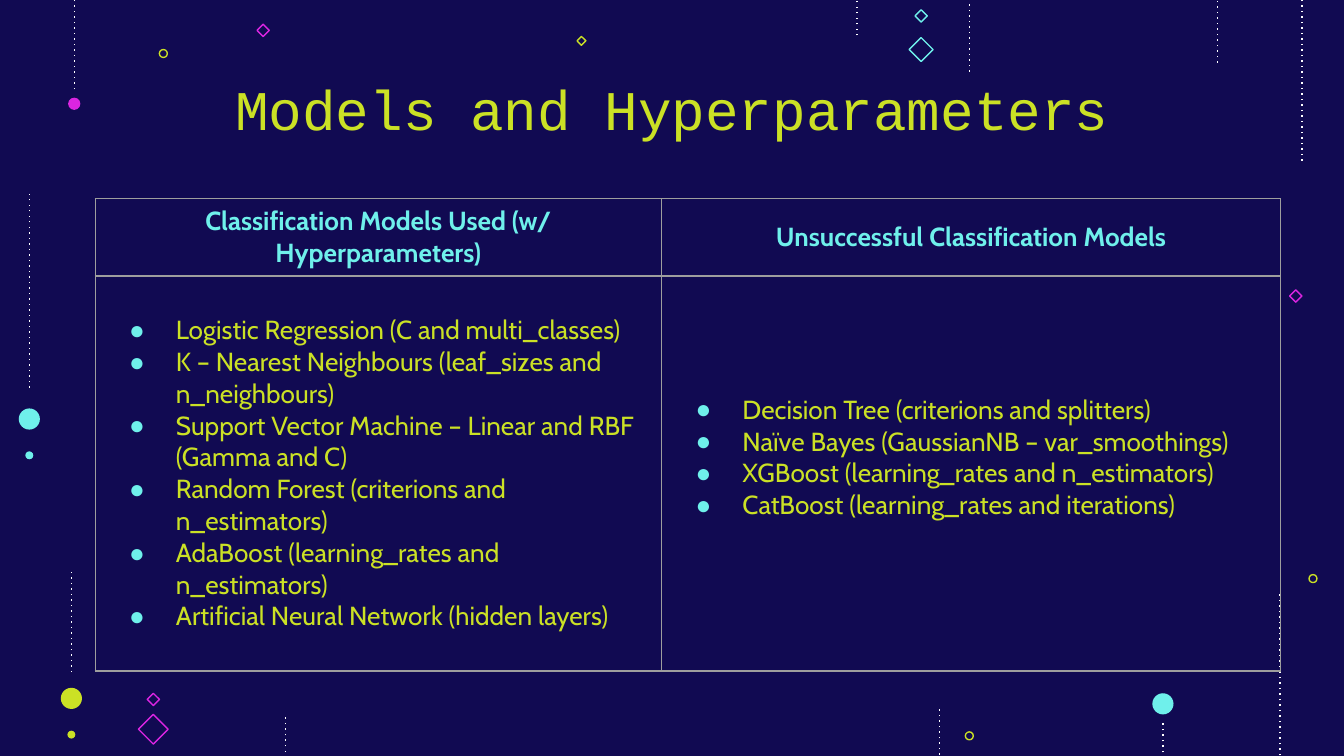
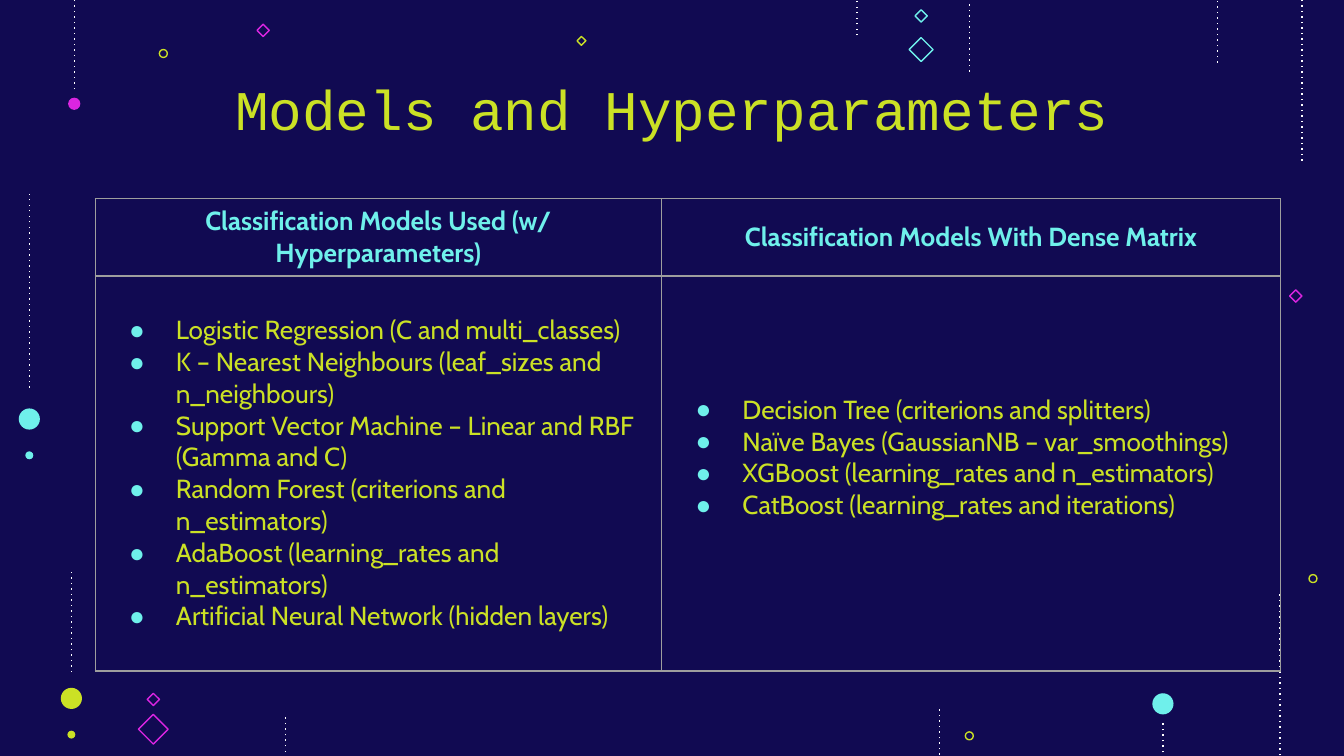
Before and after one commit to DKNguyen01051995/CSIS4260Project, a slide deck: slide 21 of CSSI4260_TermProject.pptx (slide 20 before the commit). Drawn at 1344x756 pixels with LibreOffice and Linux fonts; fonts in the diff are those of the drawing. Boxes give left, top, right and bottom in pixels: in the first picture for what was removed or moved away, otherwise in the second. Text is boxed around its words. In the diff, an @@ line names an element or a change of style, - is before the commit and + after.

Commit message:
update

```diff
--- a/CSSI4260_TermProject.pptx
+++ b/CSSI4260_TermProject.pptx
@@ table at (x1=95, y1=199, x2=1282, y2=636) @@
-row 1, column 2: Unsuccessful Classification Models
+row 1, column 2: Classification Models With Dense Matrix
```
Also in this commit, not shown: 1 slide added.
